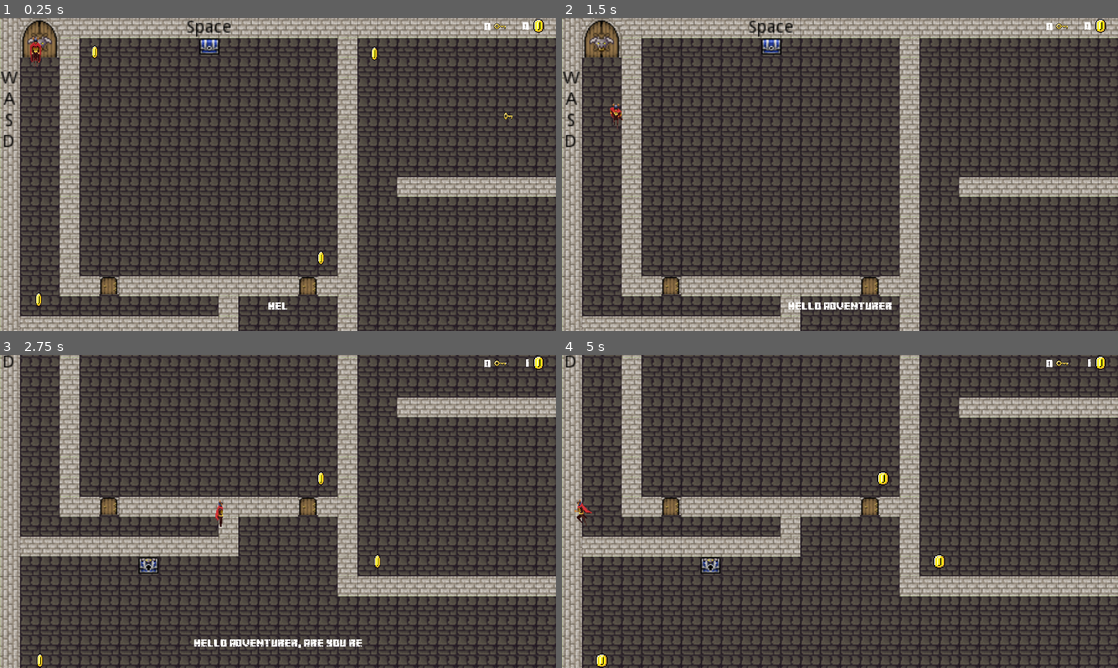
Above: before the commit, frames 1-4 (two rows, left to right).
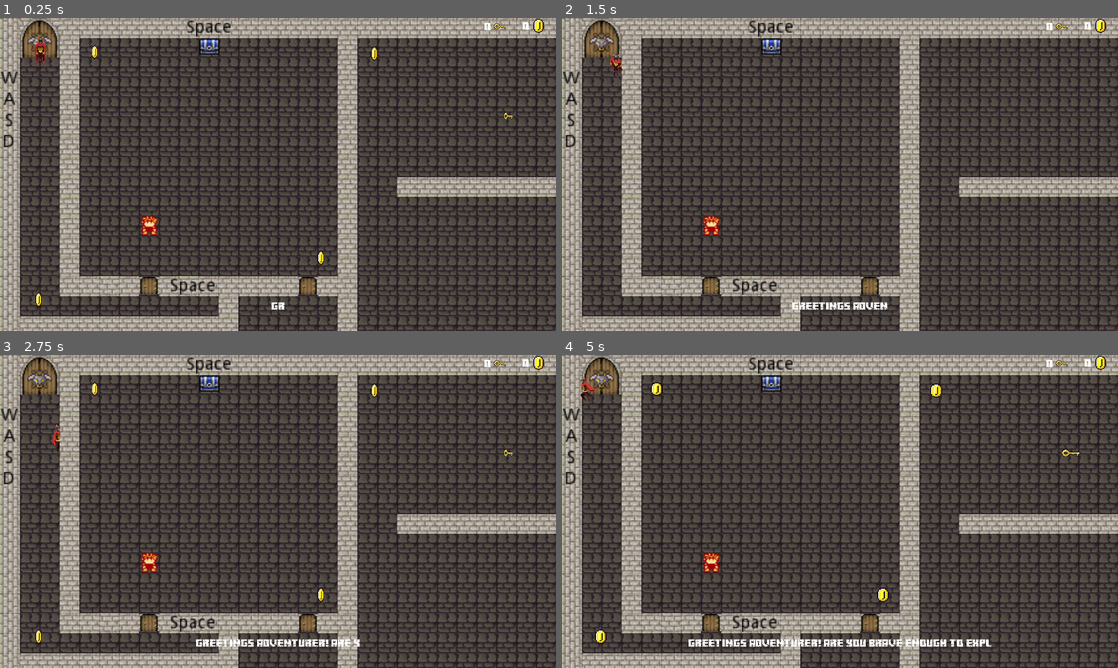
Above: after the commit, the same moments.

Repository: sylvainlapeyrade/AlphaQuest
Game: Godot game, scene res://game/level1/Level1.tscn
The game is run twice, just before and just after one commit, with the same random seed, the same clock (stepped at 60 frames per second) and the same inputs. This scene is started directly instead of the project's main scene.
Inputs:
- Up to frame 1 (0.25 s): no input
- Up to frame 2 (1.5 s): tap Enter (ui_accept) at 0.5, 1.35 s; hold Right (ui_right) 0.53-1.28 s; hold Enter (ui_accept) 0.53-1.28 s; hold Down (ui_down) from 1.28 s (still down)
- Up to frame 3 (2.75 s): tap Enter (ui_accept) at 1.52, 1.82 s; release Down (ui_down) at 2.03 s; hold Right (ui_right) from 2.03 s (still down); hold Enter (ui_accept) from 2.03 s (still down)
- Up to frame 4 (5 s): release Right (ui_right) at 2.78 s; release Enter (ui_accept) at 2.78 s; hold Up (ui_up) 2.78-3.53 s; tap Enter (ui_accept) at 2.85, 3.02, 3.32, 4.35, 4.52, 4.82 s; hold Enter (ui_accept) 3.53-4.28 s; hold Left (ui_left) from 3.53 s (still down)

The runs differ from the first frame. In frame 1, 1.0% of the frame differs, in the area x 5-52%, y 6-94%; in frame 2, 1.3%; in frame 3, 51%; in frame 4, 52%, in the area x 0-100%, y 0-100%.

Commit message:
npc + message

Diff:
--- a/game/level1/Level1.gd
+++ b/game/level1/Level1.gd
@@ -3,19 +3,23 @@
 var scene_path_to_load
 
 func _ready():
-	print_screen_typed("Hello adventurer, are you ready for your quest?")
+	print_screen_typed("Greetings adventurer! Are you brave enough to explore the dungeon and " +\
+	"start a great quest?", 5)
 
 func print_screen(message, displaytime):
 	get_node("CanvasLayer/Message").set_bbcode("[center]"+message+"[/center]")
 	get_node("CanvasLayer/Message/Timer").start(displaytime)
 
-func print_screen_typed(message):
+func print_screen_typed(message, displaytime):
 	var present_message = ""
+	var timer = get_node("CanvasLayer/Message/Timer")
 	for letter in message:
 		present_message += str(letter)
-		get_node("CanvasLayer/Message/Timer2").start(0.1)
+		timer.start(0.1)
+		yield(timer, "timeout")
 		get_node("CanvasLayer/Message").set_bbcode("[center]"+present_message+"[/center]")
-		yield(get_node("CanvasLayer/Message/Timer2"), "timeout")
+	timer.start(displaytime)
+
 
 func _process(delta):
 	if Input.is_action_pressed("ui_cancel"):
@@ -23,6 +27,3 @@
 
 func _on_Timer_timeout():
 	get_node("CanvasLayer/Message").set_text("")
-
-func _on_Timer2_timeout():
-	get_node("CanvasLayer/Message/Timer").start(0.1)
--- a/game/level1/Level1.tscn
+++ b/game/level1/Level1.tscn
@@ -6,11 +6,20 @@
 [ext_resource path="res://objects/chest/Chest.tscn" type="PackedScene" id=4]
 [ext_resource path="res://objects/door/Door.tscn" type="PackedScene" id=5]
 [ext_resource path="res://objects/coin/Coin.tscn" type="PackedScene" id=6]
-[ext_resource path="res://objects/ladder/Ladder.tscn" type="PackedScene" id=7]
-[ext_resource path="res://player/Player.tscn" type="PackedScene" id=8]
-[ext_resource path="res://game/level1/NPC - BoJack Horseman Theme Remix.wav" type="AudioStream" id=9]
-[ext_resource path="res://gui/GUI.tscn" type="PackedScene" id=10]
-[ext_resource path="res://fonts/montserrat_eb_24.tres" type="DynamicFont" id=11]
+[ext_resource path="res://game/npc/NPC.tscn" type="PackedScene" id=7]
+[ext_resource path="res://objects/ladder/Ladder.tscn" type="PackedScene" id=8]
+[ext_resource path="res://player/Player.tscn" type="PackedScene" id=9]
+[ext_resource path="res://game/level1/NPC - BoJack Horseman Theme Remix.wav" type="AudioStream" id=10]
+[ext_resource path="res://gui/GUI.tscn" type="PackedScene" id=11]
+[ext_resource path="res://fonts/montserrat_eb_24.tres" type="DynamicFont" id=12]
+[ext_resource path="res://game/npc/sprite_36.png" type="Texture" id=13]
+[ext_resource path="res://game/npc/sprite_42.png" type="Texture" id=14]
+[ext_resource path="res://game/npc/sprite_06.png" type="Texture" id=15]
+[ext_resource path="res://game/npc/sprite_45.png" type="Texture" id=16]
+[ext_resource path="res://game/npc/sprite_09.png" type="Texture" id=17]
+[ext_resource path="res://game/npc/sprite_39.png" type="Texture" id=18]
+[ext_resource path="res://game/npc/sprite_00.png" type="Texture" id=19]
+[ext_resource path="res://game/npc/sprite_03.png" type="Texture" id=20]
 
 [sub_resource type="ConvexPolygonShape2D" id=1]
 points = PoolVector2Array( 0, 0, 16, 0, 16, 16, 0, 16 )
@@ -480,6 +489,54 @@
 } ]
 0/z_index = 0
 
+[sub_resource type="SpriteFrames" id=52]
+animations = [ {
+"frames": [  ],
+"loop": true,
+"name": "default",
+"speed": 5.0
+}, {
+"frames": [ ExtResource( 13 ) ],
+"loop": true,
+"name": "NPC5",
+"speed": 5.0
+}, {
+"frames": [ ExtResource( 14 ) ],
+"loop": true,
+"name": "NPC7",
+"speed": 5.0
+}, {
+"frames": [ ExtResource( 15 ) ],
+"loop": true,
+"name": "NPC3",
+"speed": 5.0
+}, {
+"frames": [ ExtResource( 16 ) ],
+"loop": true,
+"name": "NPC8",
+"speed": 5.0
+}, {
+"frames": [ ExtResource( 17 ) ],
+"loop": true,
+"name": "NPC4",
+"speed": 5.0
+}, {
+"frames": [ ExtResource( 18 ) ],
+"loop": true,
+"name": "NPC6",
+"speed": 5.0
+}, {
+"frames": [ ExtResource( 19 ) ],
+"loop": true,
+"name": "NPC1",
+"speed": 5.0
+}, {
+"frames": [ ExtResource( 20 ) ],
+"loop": true,
+"name": "NPC2",
+"speed": 5.0
+} ]
+
 [node name="Level1" type="Node2D"]
 script = ExtResource( 1 )
 
@@ -493,7 +550,7 @@
 cell_quadrant_size = 32
 collision_use_kinematic = true
 format = 1
-tile_data = PoolIntArray( 0, -2147483648, 65537, 1, 0, 32768 …(14291 unchanged characters)… 537, 851972, 1073741824, 65537, 851973, 1073741824, 196610, 851974, 1073741824, 65537, 851975, 1073741824, 65537, 851976, 1073741824, 65537, 851977, 1073741824, 65537, 851978, 1073741824, 65537, 8519 …(11033 unchanged characters)…
+tile_data = PoolIntArray( 0, -2147483648, 65537, 1, 0, 32768 …(14291 unchanged characters)… 537, 851972, 1073741824, 65537, 851973, 0, 65537, 851974, 1073741824, 65537, 851975, 1610612736, 196610, 851976, 1073741824, 65537, 851977, 0, 65537, 851978, 1073741824, 65537, 8519 …(11033 unchanged characters)…
 
 [node name="Keys" type="Node2D" parent="TileMap"]
 editor/display_folded = true
@@ -512,11 +569,10 @@
 position = Vector2( -126.995, 123.023 )
 
 [node name="Doors" type="Node2D" parent="TileMap"]
-editor/display_folded = true
 position = Vector2( 2.5, 0 )
 
 [node name="Door" parent="TileMap/Doors" instance=ExtResource( 5 )]
-position = Vector2( -161.553, 75.7683 )
+position = Vector2( -129.244, 75.7683 )
 
 [node name="Door2" parent="TileMap/Doors" instance=ExtResource( 5 )]
 position = Vector2( 350.505, 139.226 )
@@ -558,7 +614,15 @@
 [node name="Coin10" parent="TileMap/Coins" instance=ExtResource( 6 )]
 position = Vector2( 1279.06, 409.137 )
 
-[node name="Ladder" parent="TileMap" instance=ExtResource( 7 )]
+[node name="NPCs" type="Node2D" parent="TileMap"]
+
+[node name="NPC1" parent="TileMap/NPCs" instance=ExtResource( 7 )]
+position = Vector2( 62.4781, 137.494 )
+
+[node name="NPC2" parent="TileMap/NPCs" instance=ExtResource( 7 )]
+position = Vector2( 527.163, 201.554 )
+
+[node name="Ladder" parent="TileMap" instance=ExtResource( 8 )]
 position = Vector2( 464.262, 260.75 )
 
 [node name="WASD" type="Label" parent="TileMap"]
@@ -588,16 +652,28 @@
 autowrap = true
 clip_text = true
 
-[node name="Player" parent="TileMap" instance=ExtResource( 8 )]
-position = Vector2( 25.8812, 10.5785 )
+[node name="Interact" type="Label" parent="TileMap"]
+margin_left = 87.0446
+margin_top = 208.027
+margin_right = 225.045
+margin_bottom = 224.027
+custom_colors/font_color = Color( 0, 0, 0, 1 )
+text = "Space"
+align = 1
+valign = 1
+autowrap = true
+clip_text = true
+
+[node name="Player" parent="TileMap" instance=ExtResource( 9 )]
+position = Vector2( 26.5477, 14.7744 )
 
 [node name="AudioStreamPlayer" type="AudioStreamPlayer" parent="."]
-stream = ExtResource( 9 )
+stream = ExtResource( 10 )
 autoplay = true
 
 [node name="CanvasLayer" type="CanvasLayer" parent="."]
 
-[node name="GUI" parent="CanvasLayer" instance=ExtResource( 10 )]
+[node name="GUI" parent="CanvasLayer" instance=ExtResource( 11 )]
 position = Vector2( 1109.67, 1.97743 )
 
 [node name="Message" type="RichTextLabel" parent="CanvasLayer"]
@@ -607,16 +683,17 @@
 margin_bottom = 732.0
 size_flags_horizontal = 5
 size_flags_vertical = 5
-custom_fonts/normal_font = ExtResource( 11 )
+custom_fonts/normal_font = ExtResource( 12 )
 bbcode_enabled = true
-bbcode_text = "[center]{text}[/center]	"
-text = "{text}	"
 scroll_active = false
 
 [node name="Timer" type="Timer" parent="CanvasLayer/Message"]
 wait_time = 5.0
 
-[node name="Timer2" type="Timer" parent="CanvasLayer/Message"]
+[node name="Portrait" type="AnimatedSprite" parent="CanvasLayer"]
+position = Vector2( 65.6751, 669.81 )
+scale = Vector2( 2.99547, 2.53465 )
+frames = SubResource( 52 )
 [connection signal="body_entered" from="TileMap/Chests/ChestSword" to="TileMap/Chests/ChestSword" method="_on_Chest_body_entered"]
 [connection signal="body_entered" from="TileMap/Chests/ChestLock" to="TileMap/Chests/ChestLock" method="_on_Chest_body_entered"]
 [connection signal="body_entered" from="TileMap/Doors/Door" to="TileMap/Doors/Door" method="_on_Door_body_entered"]
@@ -626,4 +703,3 @@
 [connection signal="body_entered" from="TileMap/Doors/Door3" to="TileMap/Doors/Door3" method="_on_Door_body_entered"]
 [connection signal="body_exited" from="TileMap/Doors/Door3" to="TileMap/Doors/Door3" method="_on_Door_body_exited"]
 [connection signal="timeout" from="CanvasLayer/Message/Timer" to="." method="_on_Timer_timeout"]
-[connection signal="timeout" from="CanvasLayer/Message/Timer2" to="." method="_on_Timer2_timeout"]
--- /dev/null
+++ b/game/level1/Timer.gd
@@ -0,0 +1,4 @@
+extends Timer
+
+func _ready():
+	pass # Replace with function body.
--- /dev/null
+++ b/game/npc/NPC.gd
@@ -0,0 +1,13 @@
+extends KinematicBody2D
+
+
+func _ready():
+	$AnimatedSprite.animation = self.get_name()
+
+func dialog():
+	print("test")
+	if self.get_name() == "NPC1":
+		get_owner().print_screen_typed("Hello adventurer, I have seen monsters in this area, " +\
+		 "you need a weapon, go to the chest behind me.", 3)
+	elif self.get_name() == "NPC2":
+		get_owner().print_screen_typed("Take the ladder to go to the next level!", 3)
--- /dev/null
+++ b/game/npc/NPC.tscn
@@ -0,0 +1,79 @@
+[gd_scene load_steps=13 format=2]
+
+[ext_resource path="res://game/npc/NPC.gd" type="Script" id=1]
+[ext_resource path="res://game/npc/sprite_36.png" type="Texture" id=2]
+[ext_resource path="res://game/npc/sprite_42.png" type="Texture" id=3]
+[ext_resource path="res://game/npc/sprite_06.png" type="Texture" id=4]
+[ext_resource path="res://game/npc/sprite_45.png" type="Texture" id=5]
+[ext_resource path="res://game/npc/sprite_09.png" type="Texture" id=6]
+[ext_resource path="res://game/npc/sprite_39.png" type="Texture" id=7]
+[ext_resource path="res://game/npc/sprite_00.png" type="Texture" id=8]
+[ext_resource path="res://game/npc/sprite_03.png" type="Texture" id=9]
+
+[sub_resource type="CircleShape2D" id=1]
+radius = 19.952
+
+[sub_resource type="CapsuleShape2D" id=2]
+radius = 5.97187
+height = 2.87846
+
+[sub_resource type="SpriteFrames" id=3]
+animations = [ {
+"frames": [ ExtResource( 2 ) ],
+"loop": true,
+"name": "NPC5",
+"speed": 5.0
+}, {
+"frames": [ ExtResource( 3 ) ],
+"loop": true,
+"name": "NPC7",
+"speed": 5.0
+}, {
+"frames": [ ExtResource( 4 ) ],
+"loop": true,
+"name": "NPC3",
+"speed": 5.0
+}, {
+"frames": [ ExtResource( 5 ) ],
+"loop": true,
+"name": "NPC8",
+"speed": 5.0
+}, {
+"frames": [ ExtResource( 6 ) ],
+"loop": true,
+"name": "NPC4",
+"speed": 5.0
+}, {
+"frames": [ ExtResource( 7 ) ],
+"loop": true,
+"name": "NPC6",
+"speed": 5.0
+}, {
+"frames": [ ExtResource( 8 ) ],
+"loop": true,
+"name": "NPC1",
+"speed": 5.0
+}, {
+"frames": [ ExtResource( 9 ) ],
+"loop": true,
+"name": "NPC2",
+"speed": 5.0
+} ]
+
+[node name="NPC" type="KinematicBody2D"]
+script = ExtResource( 1 )
+
+[node name="Area2D" type="Area2D" parent="."]
+
+[node name="CollisionShape2D" type="CollisionShape2D" parent="Area2D"]
+position = Vector2( 57.9126, 33.6475 )
+shape = SubResource( 1 )
+
+[node name="CollisionShape2D" type="CollisionShape2D" parent="."]
+position = Vector2( 58.2361, 35.9123 )
+shape = SubResource( 2 )
+
+[node name="AnimatedSprite" type="AnimatedSprite" parent="."]
+position = Vector2( 58.0336, 29.4037 )
+frames = SubResource( 3 )
+animation = "NPC1"
--- a/objects/chest/Chest.gd
+++ b/objects/chest/Chest.gd
@@ -1,4 +1,6 @@
 extends Area2D
+
+var chest_opened = false
 
 func _ready():
 	if self.get_name() == "ChestLock":
@@ -7,13 +9,16 @@
 		$AnimatedSprite.animation = "chestopen"
 
 func _on_Chest_body_entered(body):
-	if body.get_name() == "Player" && get_owner() != null:
+	if body.get_name() == "Player" && get_owner() != null && chest_opened == false:
 		if self.get_name() == "ChestSword":
 			body.sword_possessed = 1
 			$AnimatedSprite.frame = 1
-			get_owner().print_screen("You have found the Great Flying Sword, you can now attack with it.", 10)
+			get_owner().print_screen("You have found the Great Flying Sword, you can now attack with it.", 5)
+			chest_opened = true
 		elif self.get_name() == "ChestLock":
 			if body.key_collected > 0:
 				$AnimatedSprite.frame = 1
+				chest_opened = true
+				get_owner().print_screen("This chest seems empty...", 5)
 			else:
 				get_owner().print_screen("You need a key to open this chest!", 5)
--- a/player/Player.gd
+++ b/player/Player.gd
@@ -1,11 +1,13 @@
 extends KinematicBody2D
 
-export var speed = 250  # How fast the player will move (pixels/sec). def = 50
+export var speed = 50  # How fast the player will move (pixels/sec). def = 50
 var screen_size  # Size of the game window.
 var last_direction = "down"
 var sword_possessed = 0
 var key_collected = 0
 var coin_collected = 0
+var parent = null
+var can_interact = false
 
 func _ready():
 	screen_size = get_viewport_rect().size
@@ -19,16 +21,20 @@
 func playerMouvement(delta):
 	var velocity = Vector2.ZERO  # The player's movement vector.
 	if Input.is_action_pressed("ui_accept"):
-		if sword_possessed == 1:
-			if last_direction == "right":
-				$AnimatedSprite.play("attack_right")
-			elif last_direction == "left":
-				$AnimatedSprite.play("attack_left")
-			elif last_direction == "up":
-				$AnimatedSprite.play("attack_up")
-			elif last_direction == "down":
-				$AnimatedSprite.play("attack_down")
-			return
+		if can_interact == false:
+			if sword_possessed == 1:
+				if last_direction == "right":
+					$AnimatedSprite.play("attack_right")
+				elif last_direction == "left":
+					$AnimatedSprite.play("attack_left")
+				elif last_direction == "up":
+					$AnimatedSprite.play("attack_up")
+				elif last_direction == "down":
+					$AnimatedSprite.play("attack_down")
+				return
+		else:
+			print(parent)
+			get_owner().get_node("TileMap/NPCs/"+parent).dialog()
 
 	# Test prevent diagonals movements
 	if Input.is_action_pressed("ui_right") and !Input.is_action_pressed("ui_up"):
@@ -65,3 +71,13 @@
 	position += velocity * delta
 	position.x = clamp(position.x, 0, screen_size.x)
 	position.y = clamp(position.y, 0, screen_size.y)
+
+
+func _on_Area2D_area_entered(area):
+	parent = area.get_parent().get_name()
+	if parent == "NPC1" or parent == "NPC2" :
+		can_interact = true
+
+func _on_Area2D_area_exited(area):
+	parent = null
+	can_interact = false
--- a/player/Player.tscn
+++ b/player/Player.tscn
@@ -20,21 +20,21 @@
 [ext_resource path="res://player/knight/knight iso char_run up_4.png" type="Texture" id=18]
 [ext_resource path="res://player/knight/knight iso char_slice left_1.png" type="Texture" id=19]
 [ext_resource path="res://player/knight/knight iso char_slice left_2.png" type="Texture" id=20]
-[ext_resource path="res://player/knight/knight iso char_slice right_1.png" type="Texture" id=21]
-[ext_resource path="res://player/knight/knight iso char_slice right_2.png" type="Texture" id=22]
-[ext_resource path="res://player/knight/knight iso char_slice up_2.png" type="Texture" id=23]
-[ext_resource path="res://player/knight/knight iso char_slice up_1.png" type="Texture" id=24]
-[ext_resource path="res://player/knight/knight iso char_run down_0.png" type="Texture" id=25]
-[ext_resource path="res://player/knight/knight iso char_run down_1.png" type="Texture" id=26]
-[ext_resource path="res://player/knight/knight iso char_run down_2.png" type="Texture" id=27]
-[ext_resource path="res://player/knight/knight iso char_run down_3.png" type="Texture" id=28]
-[ext_resource path="res://player/knight/knight iso char_run down_4.png" type="Texture" id=29]
+[ext_resource path="res://player/knight/knight iso char_run down_0.png" type="Texture" id=21]
+[ext_resource path="res://player/knight/knight iso char_run down_1.png" type="Texture" id=22]
+[ext_resource path="res://player/knight/knight iso char_run down_2.png" type="Texture" id=23]
+[ext_resource path="res://player/knight/knight iso char_run down_3.png" type="Texture" id=24]
+[ext_resource path="res://player/knight/knight iso char_run down_4.png" type="Texture" id=25]
+[ext_resource path="res://player/knight/knight iso char_idle_0.png" type="Texture" id=26]
+[ext_resource path="res://player/knight/knight iso char_idle_1.png" type="Texture" id=27]
+[ext_resource path="res://player/knight/knight iso char_idle_2.png" type="Texture" id=28]
+[ext_resource path="res://player/knight/knight iso char_idle_3.png" type="Texture" id=29]
 [ext_resource path="res://player/knight/knight iso char_slice down_2.png" type="Texture" id=30]
 [ext_resource path="res://player/knight/knight iso char_slice down_1.png" type="Texture" id=31]
-[ext_resource path="res://player/knight/knight iso char_idle_0.png" type="Texture" id=32]
-[ext_resource path="res://player/knight/knight iso char_idle_1.png" type="Texture" id=33]
-[ext_resource path="res://player/knight/knight iso char_idle_2.png" type="Texture" id=34]
-[ext_resource path="res://player/knight/knight iso char_idle_3.png" type="Texture" id=35]
+[ext_resource path="res://player/knight/knight iso char_slice right_1.png" type="Texture" id=32]
+[ext_resource path="res://player/knight/knight iso char_slice right_2.png" type="Texture" id=33]
+[ext_resource path="res://player/knight/knight iso char_slice up_2.png" type="Texture" id=34]
+[ext_resource path="res://player/knight/knight iso char_slice up_1.png" type="Texture" id=35]
 [ext_resource path="res://player/Camera2D.gd" type="Script" id=36]
 
 [sub_resource type="SpriteFrames" id=1]
@@ -59,17 +59,12 @@
 "name": "attack_right",
 "speed": 5.0
 }, {
-"frames": [ ExtResource( 21 ), ExtResource( 22 ) ],
+"frames": [ ExtResource( 16 ) ],
 "loop": true,
-"name": "attack_left",
+"name": "idle_up",
 "speed": 5.0
 }, {
-"frames": [ ExtResource( 23 ), ExtResource( 24 ) ],
-"loop": true,
-"name": "attack_up",
-"speed": 5.0
-}, {
-"frames": [ ExtResource( 25 ), ExtResource( 26 ), ExtResource( 27 ), ExtResource( 28 ), ExtResource( 29 ) ],
+"frames": [ ExtResource( 21 ), ExtResource( 22 ), ExtResource( 23 ), ExtResource( 24 ), ExtResource( 25 ) ],
 "loop": true,
 "name": "down",
 "speed": 5.0
@@ -79,24 +74,29 @@
 "name": "idle_left",
 "speed": 5.0
 }, {
+"frames": [ ExtResource( 11 ) ],
+"loop": true,
+"name": "idle_right",
+"speed": 5.0
+}, {
+"frames": [ ExtResource( 26 ), ExtResource( 27 ), ExtResource( 28 ), ExtResource( 29 ) ],
+"loop": true,
+"name": "idle_down",
+"speed": 5.0
+}, {
 "frames": [ ExtResource( 30 ), ExtResource( 31 ) ],
 "loop": true,
 "name": "attack_down",
 "speed": 5.0
 }, {
-"frames": [ ExtResource( 32 ), ExtResource( 33 ), ExtResource( 34 ), ExtResource( 35 ) ],
+"frames": [ ExtResource( 32 ), ExtResource( 33 ) ],
 "loop": true,
-"name": "idle_down",
+"name": "attack_left",
 "speed": 5.0
 }, {
-"frames": [ ExtResource( 16 ) ],
+"frames": [ ExtResource( 34 ), ExtResource( 35 ) ],
 "loop": true,
-"name": "idle_up",
-"speed": 5.0
-}, {
-"frames": [ ExtResource( 11 ) ],
-"loop": true,
-"name": "idle_right",
+"name": "attack_up",
 "speed": 5.0
 } ]
 
@@ -129,3 +129,14 @@
 current = true
 zoom = Vector2( 0.7, 0.7 )
 script = ExtResource( 36 )
+
+[node name="Area2D" type="Area2D" parent="."]
+
+[node name="CollisionShape2D2" type="CollisionShape2D" parent="Area2D"]
+position = Vector2( 5.83043, 21.3178 )
+shape = SubResource( 2 )
+__meta__ = {
+"_edit_group_": true
+}
+[connection signal="area_entered" from="Area2D" to="." method="_on_Area2D_area_entered"]
+[connection signal="area_exited" from="Area2D" to="." method="_on_Area2D_area_exited"]
Not shown: 1 places in game/level1/Level1.tscn that only renumber resources
Empty file removed: game/level1/Player.gd
Binary file added: game/npc/sprite_00.png
Not shown, added: game/npc/sprite_00.png.import
Binary file added: game/npc/sprite_01.png
Not shown, added: game/npc/sprite_01.png.import
Binary file added: game/npc/sprite_02.png
Not shown, added: game/npc/sprite_02.png.import
Binary file added: game/npc/sprite_03.png
Not shown, added: game/npc/sprite_03.png.import
Binary file added: game/npc/sprite_04.png
Not shown, added: game/npc/sprite_04.png.import
(and 134 more such lines)
